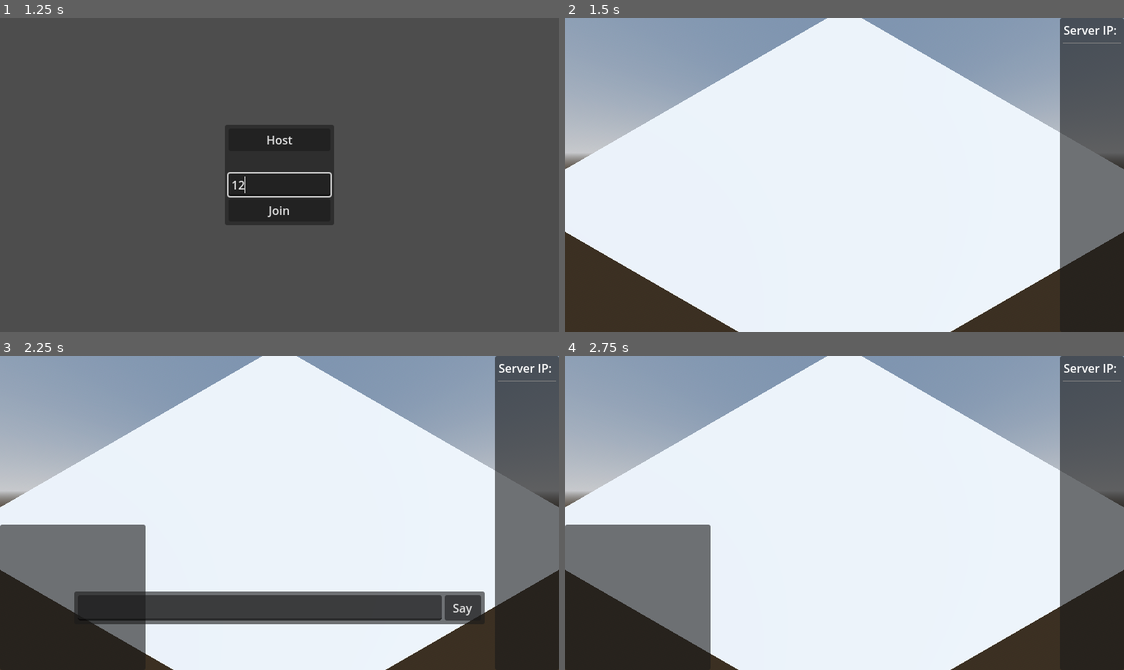
Above: before the commit, frames 1-4 (two rows, left to right).
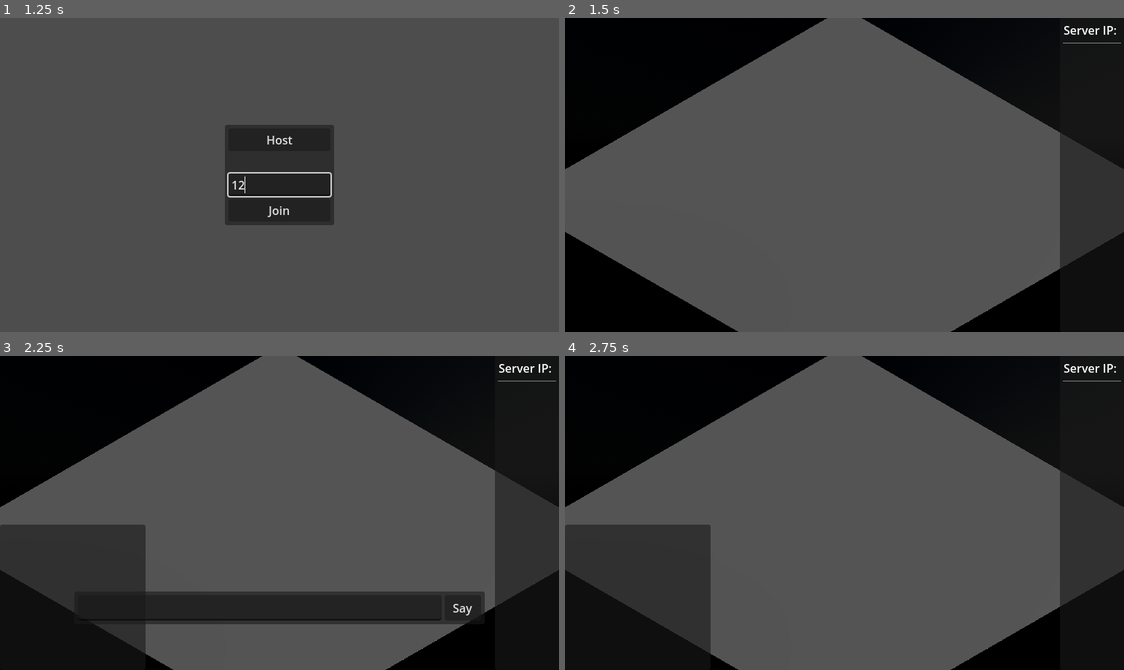
Above: after the commit, the same moments.

Repository: Linko-3D/Godot-Simple-Online-Multiplayer-Networking
Game: Godot game, scene res://main.tscn
Same seed, same stepped clock (60 frames per second), same inputs: the game is played once before the commit and once after it.
Inputs (mouse positions are in pixels of both pictures, inside the frame that each line leads up to):
- Up to frame 1 (1.25 s): click (279, 184) at 0.52 s; type "12" at 0.6 s
- Up to frame 2 (1.5 s): click "Host" at 1.25 s
- Up to frame 3 (2.25 s): tap Enter (ui_accept) at 2 s; move the mouse to (402, 497) at 2.02 s; hold D (right) from 2.03 s (still down); hold F from 2.03 s (still down); click (402, 497) at 2.17 s
- Up to frame 4 (2.75 s): keep holding D (right); keep holding F; tap Enter (ui_accept) at 2.27 s

Frame 1 is identical in both runs. In frame 2, 98% of the frame differs, in the area x 0-100%, y 0-100%; in frame 3, 93%; in frame 4, 94%.

Commit message:
flashlight

Diff:
--- a/main.gd
+++ b/main.gd
@@ -21,10 +21,10 @@
 		if not multiplayer.is_server():
 			if not %Lobby.visible:
 				%Lobby.show()
-				Input.set_mouse_mode(Input.MOUSE_MODE_VISIBLE)
+				Input.mouse_mode = Input.MOUSE_MODE_VISIBLE
 			else:
 				%Lobby.hide()
-				Input.set_mouse_mode(Input.MOUSE_MODE_CAPTURED)
+				Input.mouse_mode = Input.MOUSE_MODE_CAPTURED
 
 	if Input.is_key_pressed(KEY_TAB):
 		%Leaderboard.show()
@@ -79,17 +79,17 @@
 	if not multiplayer.is_server():
 		add_player.rpc_id(1, multiplayer.get_unique_id())
 		spawned = true
-		Input.set_mouse_mode(Input.MOUSE_MODE_CAPTURED)
+		Input.mouse_mode = Input.MOUSE_MODE_CAPTURED
 
 func _on_return_button_pressed():
 	%Lobby.hide()
-	Input.set_mouse_mode(Input.MOUSE_MODE_CAPTURED)
+	Input.mouse_mode = Input.MOUSE_MODE_CAPTURED
 
 func _on_spectate_button_pressed():
 	%Lobby.hide()
 	remove_player.rpc_id(1, multiplayer.get_unique_id())
 	spawned = false
-	Input.set_mouse_mode(Input.MOUSE_MODE_CAPTURED)
+	Input.mouse_mode = Input.MOUSE_MODE_CAPTURED
 
 func _on_quit_button_pressed():
 	get_tree().quit()
--- a/maps/map.tscn
+++ b/maps/map.tscn
@@ -2,18 +2,22 @@
 
 [ext_resource type="PackedScene" uid="uid://d2yj081q3xfd6" path="res://player/cam.tscn" id="1_3prr4"]
 
-[sub_resource type="ProceduralSkyMaterial" id="ProceduralSkyMaterial_1ueev"]
-sky_horizon_color = Color(0.64625, 0.65575, 0.67075, 1)
-ground_horizon_color = Color(0.64625, 0.65575, 0.67075, 1)
+[sub_resource type="PhysicalSkyMaterial" id="PhysicalSkyMaterial_bx6v0"]
 
 [sub_resource type="Sky" id="Sky_g82b8"]
-sky_material = SubResource("ProceduralSkyMaterial_1ueev")
+sky_material = SubResource("PhysicalSkyMaterial_bx6v0")
 
 [sub_resource type="Environment" id="Environment_x46e3"]
 background_mode = 2
 sky = SubResource("Sky_g82b8")
 tonemap_mode = 2
+tonemap_white = 16.0
+ssr_enabled = true
+ssao_enabled = true
+ssil_enabled = true
 glow_enabled = true
+volumetric_fog_enabled = true
+volumetric_fog_density = 0.01
 
 [node name="Map" type="Node3D"]
 metadata/_edit_lock_ = true
@@ -22,7 +26,7 @@
 environment = SubResource("Environment_x46e3")
 
 [node name="DirectionalLight3D" type="DirectionalLight3D" parent="."]
-transform = Transform3D(-0.866023, -0.433016, 0.250001, 0, 0.499998, 0.866027, -0.500003, 0.749999, -0.43301, 0, 0, 0)
+transform = Transform3D(-0.496842, 0.161106, 0.852756, 0.709327, 0.641519, 0.292077, -0.500004, 0.749999, -0.43301, 0, 2.63204, 0)
 shadow_enabled = true
 
 [node name="ColorRect" type="ColorRect" parent="."]
--- /dev/null
+++ b/player/flashlight/flashlight.gd
@@ -0,0 +1,19 @@
+extends SpotLight3D
+
+var has_authority = false
+var can_use = true
+
+func _ready():
+	hide()
+
+func _input(event):
+	if not has_authority: return
+
+	if Input.is_key_pressed(KEY_F):
+		if can_use:
+			visible = !visible
+			$FlashlightToggleSound.pitch_scale = randf_range(0.95, 1.05)
+			$FlashlightToggleSound.play()
+			can_use = false
+	else:
+		can_use = true
--- /dev/null
+++ b/player/flashlight/flashlight.tscn
@@ -0,0 +1,34 @@
+[gd_scene load_steps=4 format=3 uid="uid://4k8374vs107s"]
+
+[ext_resource type="Script" path="res://player/flashlight/flashlight.gd" id="1_fuilo"]
+[ext_resource type="AudioStream" uid="uid://cbkeoey8jjh4i" path="res://player/flashlight/audio/flashlight_toggle.wav" id="2_f636u"]
+
+[sub_resource type="SceneReplicationConfig" id="SceneReplicationConfig_k0guv"]
+properties/0/path = NodePath(".:visible")
+properties/0/spawn = true
+properties/0/replication_mode = 1
+
+[node name="Flashlight" type="SpotLight3D"]
+light_color = Color(1, 0.901961, 0.8, 1)
+light_energy = 0.5
+light_indirect_energy = 0.5
+shadow_enabled = true
+spot_range = 30.0
+spot_angle = 30.0
+script = ExtResource("1_fuilo")
+
+[node name="SpotLight3D" type="SpotLight3D" parent="."]
+light_color = Color(1, 0.901961, 0.8, 1)
+light_energy = 0.5
+light_indirect_energy = 0.5
+shadow_enabled = true
+spot_range = 30.0
+spot_angle = 20.0
+
+[node name="FlashlightToggleSound" type="AudioStreamPlayer" parent="."]
+stream = ExtResource("2_f636u")
+volume_db = -10.0
+max_polyphony = 100
+
+[node name="MultiplayerSynchronizer" type="MultiplayerSynchronizer" parent="."]
+replication_config = SubResource("SceneReplicationConfig_k0guv")
--- a/player/player.gd
+++ b/player/player.gd
@@ -18,9 +18,12 @@
 	set_multiplayer_authority(name.to_int())
 	%Camera3D.current = is_multiplayer_authority()
 	%Crosshair.visible = is_multiplayer_authority()
+	$LandingAnimation/Camera3D/Flashlight.has_authority = is_multiplayer_authority()
 
 func _input(event):
 	if not is_multiplayer_authority(): return
+
+	if Input.mouse_mode == Input.MOUSE_MODE_VISIBLE: return
 
 	if event is InputEventMouseMotion:
 		rotate_y(-event.relative.x / 2000)
--- a/player/player.tscn
+++ b/player/player.tscn
@@ -1,10 +1,11 @@
-[gd_scene load_steps=9 format=3 uid="uid://cjnryc74hisxn"]
+[gd_scene load_steps=10 format=3 uid="uid://cjnryc74hisxn"]
 
 [ext_resource type="Script" path="res://player/player.gd" id="1_c2o3v"]
 [ext_resource type="AudioStream" uid="uid://dxfmyn7wykrho" path="res://player/land.wav" id="2_7uo5h"]
 [ext_resource type="AudioStream" uid="uid://3uajhf4si0nw" path="res://player/jump.wav" id="2_jv1va"]
 [ext_resource type="PackedScene" uid="uid://bbeockvrkx4ls" path="res://player/weapons/scene.gltf" id="2_sxqj8"]
 [ext_resource type="AudioStream" uid="uid://cnfmape1h47i2" path="res://player/footstep.wav" id="3_au32c"]
+[ext_resource type="PackedScene" uid="uid://4k8374vs107s" path="res://player/flashlight/flashlight.tscn" id="3_gjcyy"]
 
 [sub_resource type="CapsuleShape3D" id="CapsuleShape3D_x2txe"]
 radius = 0.3
@@ -56,6 +57,8 @@
 
 [node name="Sketchfab_Scene" parent="LandingAnimation/Camera3D" instance=ExtResource("2_sxqj8")]
 transform = Transform3D(-4.37114e-08, 0, 1, 0, 1, 0, -1, 0, -4.37114e-08, 0.128408, -0.167478, -0.291088)
+
+[node name="Flashlight" parent="LandingAnimation/Camera3D" instance=ExtResource("3_gjcyy")]
 
 [node name="Crosshair" type="Control" parent="."]
 unique_name_in_owner = true
Not shown, added: player/flashlight/audio/flashlight_toggle.wav.import
Not shown, added: player/flashlight/audio/flashlight_toggle.wav
